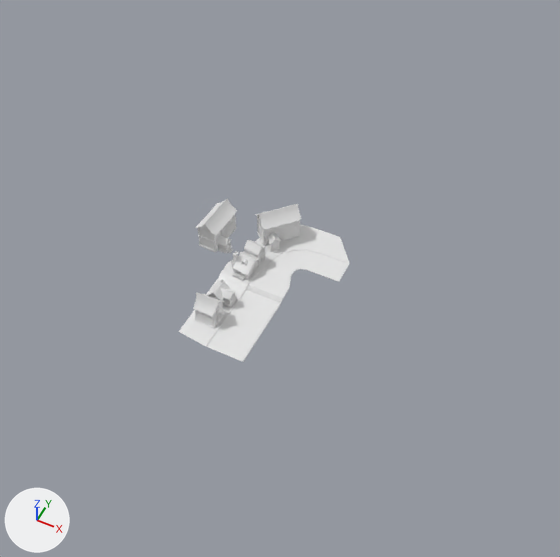
The FBX model Assets/3d Models/Environment/Town1/area1/t1_a2New.fbx, before and after one commit.
Rendered twice from a camera (50 mm lens) standing at (13.7, -20.0, 29.3) and looking at (2.5, 2.4, 1.3). Lighting does not change. The marker at lower left points along +X, +Y and +Z. Materials are left out; every surface is plain grey. Where no turn or scale is listed for an object, it has been applied to the vertices. Vertices at the same position are counted once.

Script lines for the objects in view, before the commit:
```python
me_mesh = bpy.data.meshes.new('Mesh')
me_mesh.from_pydata(...)  # 166 vertices, 145 faces; spans x -1.33..4.28, y -1.98..7.28, z -0.92..-0.71
me_mesh.materials.append(mat_t1a2rd)
me_mesh_001 = bpy.data.meshes.new('Mesh.001')
me_mesh_001.from_pydata(...)  # 3855 vertices, 2927 faces; spans x -11.7..16.6, y -10.7..3.4, z -0.8..7.9
# faces by material slot: [459, 1740, 728]
me_mesh_001.materials.append(mat_t1a2new)
me_mesh_001.materials.append(mat_t1a2)
me_mesh_001.materials.append(mat_t1a2_new)
ob_cube_002 = bpy.data.objects.new('Cube.002', me_mesh_001)
ob_cube_002.location = (0.43, 3.79, 0.27)
ob_cube_002.rotation_euler = (0.0, 0.0, -1.688)  # degrees (0, 0, -97)
ob_cube_002.scale = (0.288, 0.288, 0.288)
ob_plane = bpy.data.objects.new('Plane', me_mesh)
ob_plane.location = (3.44, 0.0, 1.0)
ob_plane.rotation_euler = (-3.142, 0.0, 0.0)  # degrees (-180, 0, 0)
ob_plane.scale = (-1.0, -1.0, -1.0)
```
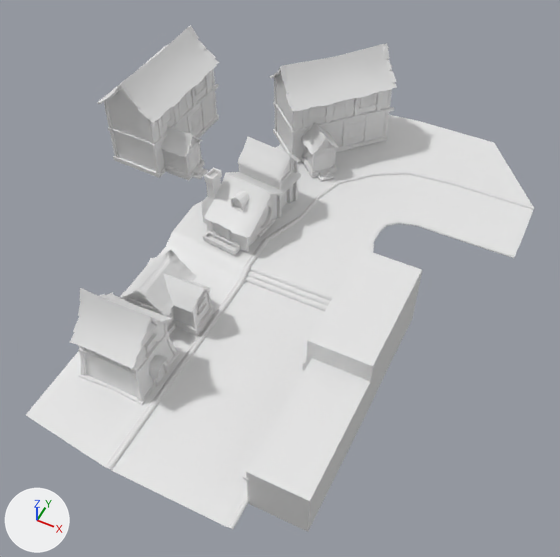
The change, as a list of edits to the scene's bpy script:
```text
Change me_mesh_001:
    used by ob_cube_002; location = (0.43, 3.79, 0.27); rotation_euler = (0.0, 0.0, -1.688), in degrees (0, 0, -97); scale = (0.288, 0.288, 0.288)
    remove me_mesh_001.from_pydata(...)  # 3855 vertices, 2927 faces; spans x -11.7..16.6, y -10.7..3.4, z -0.8..7.9
    add me_mesh_001.from_pydata(...)  # 510 vertices, 459 faces; spans x -1.1..5.2, y -2.6..1.5, z 0.0..4.4
    me_mesh_001 part 1: 172 loose pieces with 3345 vertices, spanning x -11.7..16.6, y -10.7..3.4, z -0.8..7.9, are deleted
Add me_cube_001:
    me_cube_001.from_pydata(...)  # 225 vertices, 230 faces; spans x -1.34..2.5, y -1.24..1.81, z -0.88..2.17
Add me_cube_039:
    me_cube_039.from_pydata(...)  # 1244 vertices, 870 faces; spans x -3.43..3.37, y -3.89..3.44, z -0.15..5.41
Add me_cube_007:
    me_cube_007.from_pydata(...)  # 209 vertices, 172 faces; spans x -1.0..1.0, y -1.62..1.0, z -1.0..1.81
Add me_mesh_001_1:
    me_mesh_001_1.from_pydata(...)  # 480 vertices, 396 faces; spans x -1.79..2.0, y -1.64..1.64, z -2.37..2.24
Add me_mesh_1:
    me_mesh_1.from_pydata(...)  # 48 vertices, 30 faces; spans x -0.109..0.114, y -0.364..0.364, z -0.296..0.301
Add me_cube_006:
    me_cube_006.from_pydata(...)  # 104 vertices, 72 faces; spans x -3.35..0.21, y -1.62..0.77, z -1.83..0.14
Add me_cube_003:
    me_cube_003.from_pydata(...)  # 1244 vertices, 870 faces; spans x -1.9..3.45, y -3.29..3.26, z -0.15..5.41
Add me_cube_004:
    me_cube_004.from_pydata(...)  # 56 vertices, 35 faces; spans x -1.005..0.03, y -1.154..-0.922, z 0.454..0.652
Change ob_plane:
    ob_plane.location: (3.44, 0.0, 1.0) -> (8.25, -3.32, 2.69)
    ob_plane.scale: (-1.0, -1.0, -1.0) -> (-2.97, -2.97, -2.97)
Change ob_cube_002:
    ob_cube_002.location: (0.43, 3.79, 0.27) -> (-0.71, 7.93, 0.51)
    ob_cube_002.scale: (0.288, 0.288, 0.288) -> (0.856, 0.856, 0.856)
Add ob_cube_001:
    ob_cube_001 = bpy.data.objects.new('Cube.001', me_cube_001)
    ob_cube_001.location = (-2.28, -1.2, 0.81)
Add ob_cube_020:
    ob_cube_020 = bpy.data.objects.new('Cube.020', me_cube_039)
    ob_cube_020.location = (-0.23, 14.44, 0.7)
Add ob_cube_007:
    ob_cube_007 = bpy.data.objects.new('Cube.007', me_cube_007)
    ob_cube_007.location = (7.49, -1.93, 1.07)
    ob_cube_007.rotation_euler = (-3.142, 0.0, -1.571)  # degrees (-180, 0, -90)
    ob_cube_007.scale = (-5.93, -1.34, -1.34)
Add ob_cube:
    ob_cube = bpy.data.objects.new('Cube', me_mesh_001_1)
    ob_cube.location = (-1.87, -4.37, 2.21)
Add ob_cube_005:
    ob_cube_005 = bpy.data.objects.new('Cube.005', me_mesh_1)
    ob_cube_005.location = (-0.08, -0.77, 1.34)
Add ob_cube_006:
    ob_cube_006 = bpy.data.objects.new('Cube.006', me_cube_006)
    ob_cube_006.location = (-0.13, -0.74, 1.76)
Add ob_cube_003:
    ob_cube_003 = bpy.data.objects.new('Cube.003', me_cube_003)
    ob_cube_003.location = (-7.84, 8.8, 1.82)
Add ob_cube_004:
    ob_cube_004 = bpy.data.objects.new('Cube.004', me_cube_004)
    ob_cube_004.location = (7.49, -1.93, 1.07)
    ob_cube_004.rotation_euler = (-3.142, 0.0, -1.571)  # degrees (-180, 0, -90)
    ob_cube_004.scale = (-5.93, -1.34, -1.34)
```

Changed parts and their boxes (x1, y1, x2, y2) in the pictures (560 x 557 px):
'Plane', moved, rescaled (196% wider, 201% taller): before (178, 224, 349, 361); after (26, 115, 534, 529)
'Cube.007', added: after (246, 249, 422, 532)
'Cube.003', added: after (98, 25, 219, 181)
'Cube.020', added: after (269, 43, 397, 181)
'Cube.002', reshaped, moved, rescaled (6% narrower, 9% shorter): before (193, 199, 301, 329); after (201, 137, 302, 255)
'Cube', added: after (70, 288, 180, 406)
'Cube.001', added: after (120, 250, 214, 336)
'Cube.006', added: after (124, 290, 214, 336)
'Cube.005', added: after (197, 297, 207, 315)
'Cube.004', added: after (243, 365, 308, 481)
part 1 of me_mesh_001, deleted: before (193, 199, 301, 329)
